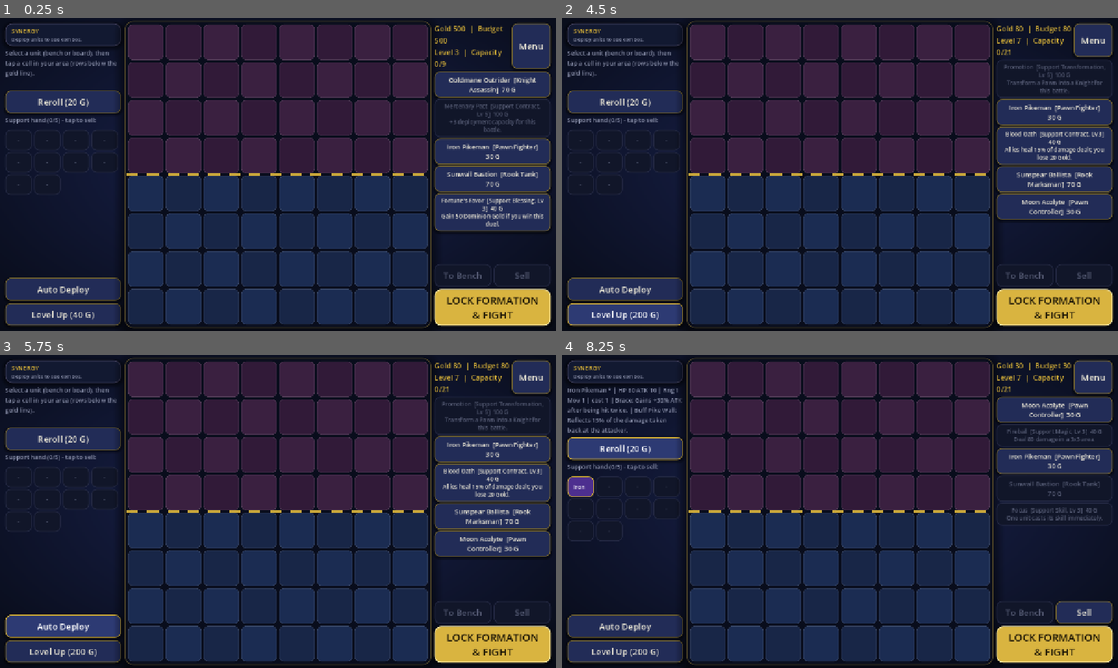
Above: before the commit, frames 1-4 (two rows, left to right).
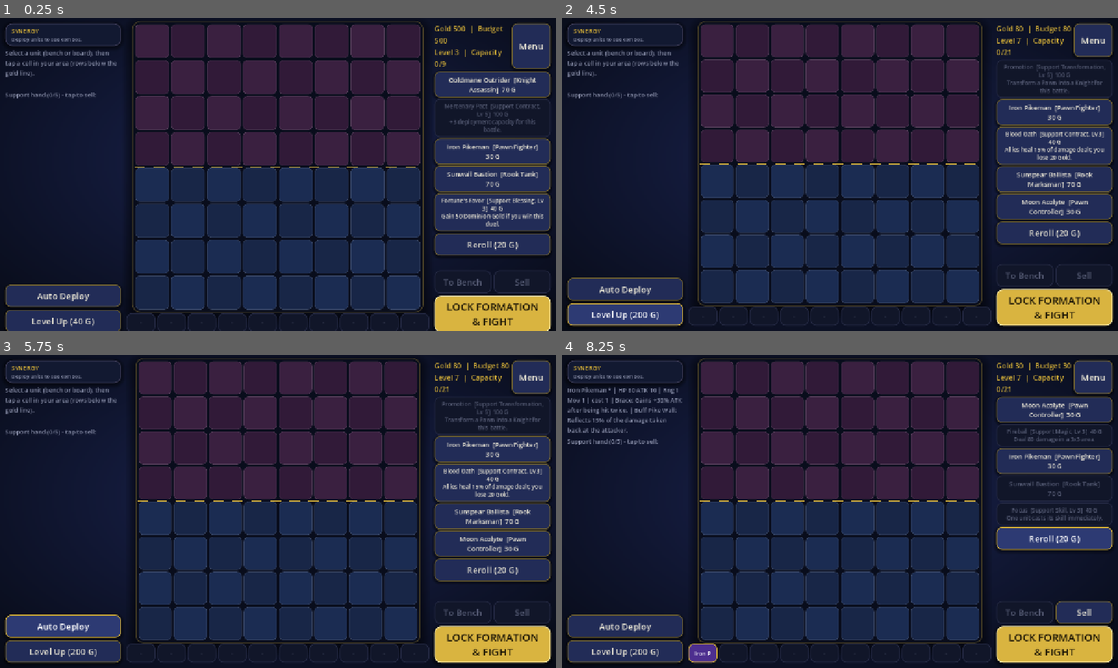
Above: after the commit, the same moments.

Repository: regi4nt/MultiverseDominion
Game: Godot game, scene res://scenes/battle_board/battle_board.tscn
Two runs of this game, one before a commit and one after it. Both use one fixed random seed, a clock stepped at 60 frames per second and the inputs below. This scene is started directly instead of the project's main scene.
Inputs:
- Up to frame 1 (0.25 s): no input
- Up to frame 2 (4.5 s): click "Reroll (20 G)" at 0.5 s; click "Auto Deploy" at 1.25 s; click "Level Up (40 G)" at 2 s; click "Level Up (80 G)" at 2.75 s; click "Level Up (120 G)" at 3.5 s; click "Level Up (160 G)" at 4.25 s
- Up to frame 3 (5.75 s): click "Auto Deploy" at 5 s
- Up to frame 4 (8.25 s): click "Level Up (200 G)" at 5.75 s; click "Iron Pikeman [Pawn Fighter] 3…" at 6.5 s; click "Iron Pi *" at 7.25 s; click "Reroll (20 G)" at 8 s

The runs differ from the first frame. In frame 1, 22% of the frame differs, in the area x 1-100%, y 1-100%; in frame 2, 21%; in frame 3, 21%; in frame 4, 22%.

Commit message:
Update battle_board.gd

Diff:
--- a/scripts/ui/battle_board.gd
+++ b/scripts/ui/battle_board.gd
@@ -127,12 +127,17 @@
 	left.size_flags_horizontal = Control.SIZE_EXPAND_FILL
 	left.add_theme_constant_override("separation", 6)
 	root.add_child(left)
+	var center := VBoxContainer.new()
+	center.size_flags_horizontal = Control.SIZE_EXPAND_FILL
+	center.size_flags_vertical = Control.SIZE_EXPAND_FILL
+	center.size_flags_stretch_ratio = 2.6  # 16:9 -> the board gets its full height; extra width goes to the side columns
+	center.add_theme_constant_override("separation", 6)
+	root.add_child(center)
 	var arc := AspectRatioContainer.new()
 	arc.ratio = 1.0
 	arc.size_flags_horizontal = Control.SIZE_EXPAND_FILL
 	arc.size_flags_vertical = Control.SIZE_EXPAND_FILL
-	arc.size_flags_stretch_ratio = 2.6  # 16:9 -> the board gets its full height; extra width goes to the side columns
-	root.add_child(arc)
+	center.add_child(arc)
 	grid = BattleGridView.new()
 	arc.add_child(grid)
 
@@ -174,18 +179,18 @@
 	reroll_btn = UiTheme.make_button("Reroll", 46)
 	reroll_btn.size_flags_horizontal = Control.SIZE_EXPAND_FILL
 	reroll_btn.pressed.connect(_on_reroll)
-	prep_panel.add_child(reroll_btn)  # directly below the selected-unit text
 	hand_label = UiTheme.make_label("", 14, UiTheme.COL_MUTED)
 	hand_label.autowrap_mode = TextServer.AUTOWRAP_WORD_SMART
 	prep_panel.add_child(hand_label)
 	hand_box = VBoxContainer.new()
 	hand_box.add_theme_constant_override("separation", 2)
 	prep_panel.add_child(hand_box)
-	bench_grid = GridContainer.new()
-	bench_grid.columns = 4
+	bench_grid = GridContainer.new()  # the preparation bench sits directly below the board
+	bench_grid.columns = int(GameData.b("prep_slots"))
 	bench_grid.add_theme_constant_override("h_separation", 4)
 	bench_grid.add_theme_constant_override("v_separation", 3)
-	prep_panel.add_child(bench_grid)
+	bench_grid.size_flags_horizontal = Control.SIZE_EXPAND_FILL
+	center.add_child(bench_grid)
 	var push := Control.new()  # pushes Auto Deploy + Level Up to the bottom
 	push.size_flags_vertical = Control.SIZE_EXPAND_FILL
 	prep_panel.add_child(push)
@@ -206,6 +211,7 @@
 	shop_box = VBoxContainer.new()
 	shop_box.add_theme_constant_override("separation", 3)
 	prep_left.add_child(shop_box)
+	prep_left.add_child(reroll_btn)  # directly below the unit offers
 	prep_actions = VBoxContainer.new()
 	prep_actions.add_theme_constant_override("separation", 6)
 	left.add_child(prep_actions)
@@ -341,7 +347,8 @@
 	var bench := prep.bench_units()
 	for i in range(int(GameData.b("prep_slots"))):
 		var b := UiTheme.make_button("", 48)
-		b.custom_minimum_size = Vector2(62, 48)
+		b.custom_minimum_size = Vector2(40, 44)
+		b.size_flags_horizontal = Control.SIZE_EXPAND_FILL
 		b.clip_text = true
 		b.add_theme_font_size_override("font_size", 13)
 		if i < bench.size():
@@ -532,6 +539,7 @@
 	_set_tip(TutorialGuide.BATTLE["fight"])
 	prep_panel.visible = false
 	prep_left.visible = false
+	bench_grid.visible = false
 	prep_actions.visible = false
 	battle_panel.visible = true
 	battle_left.visible = true
